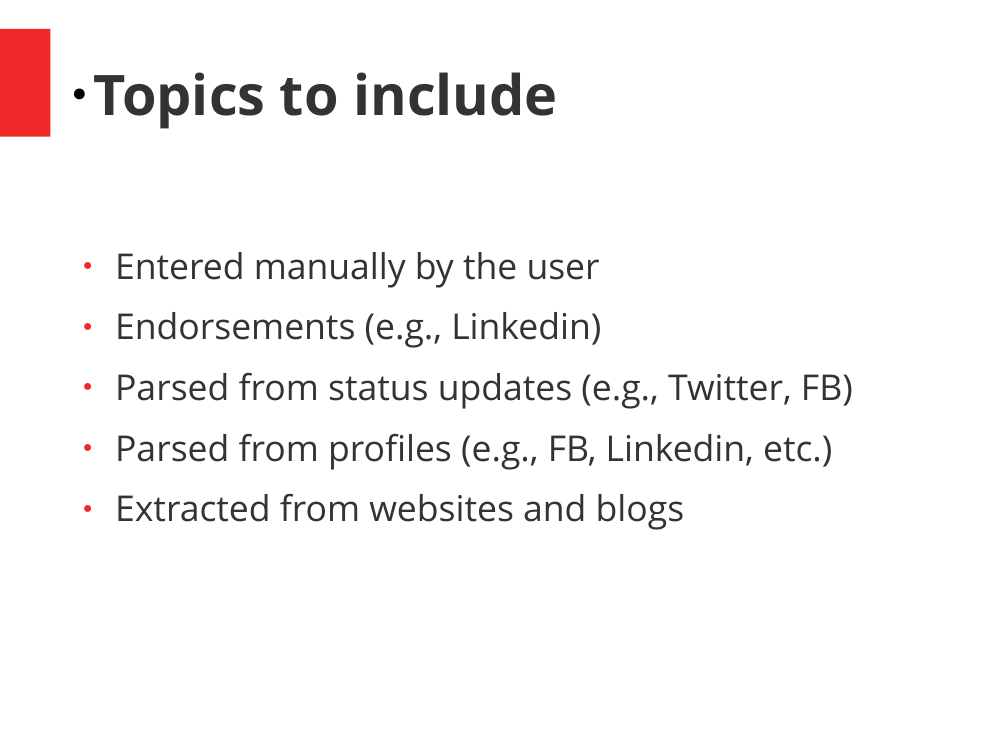
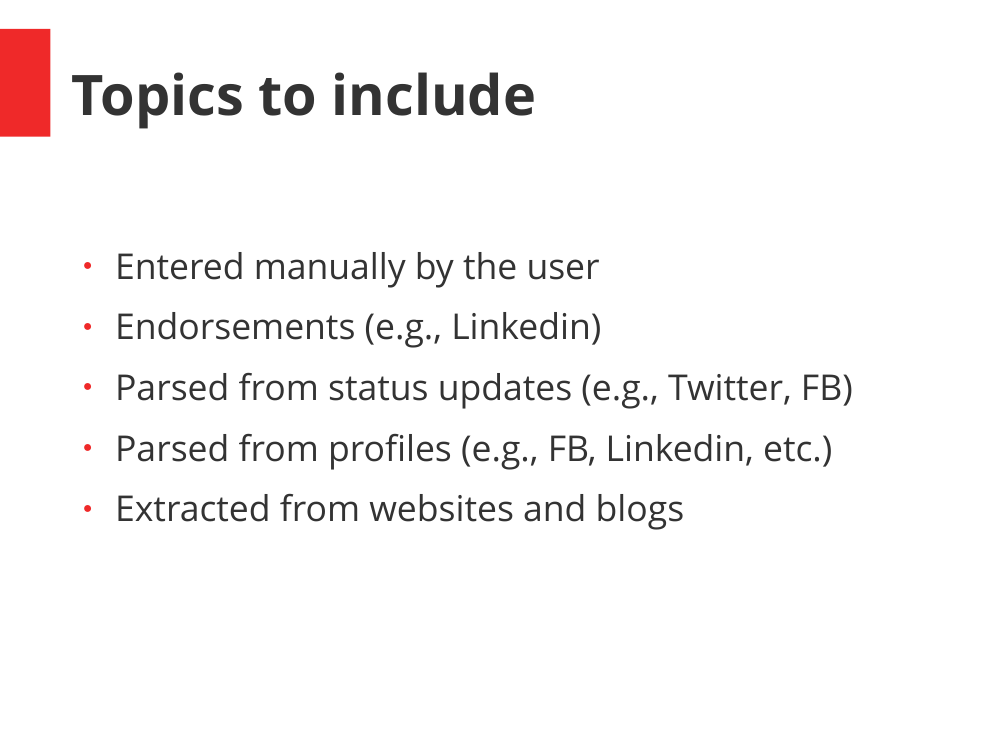
Before and after one commit to HussamHallak/cs834-f17, a slide deck: slide 30 of slides/P1/GoogleVSAardvark.pptx. Drawn at 1008x756 pixels with LibreOffice and Linux fonts; fonts in the diff are those of the drawing. Boxes give left, top, right and bottom in pixels: in the first picture for what was removed or moved away, otherwise in the second. Text is boxed around its words. In the diff, an @@ line names an element or a change of style, - is before the commit and + after.

```diff
--- a/slides/P1/GoogleVSAardvark.pptx
+++ b/slides/P1/GoogleVSAardvark.pptx
@@ text "Topics to include" at <box>72,72,536,129</box>: bullet ● to none @@
```
